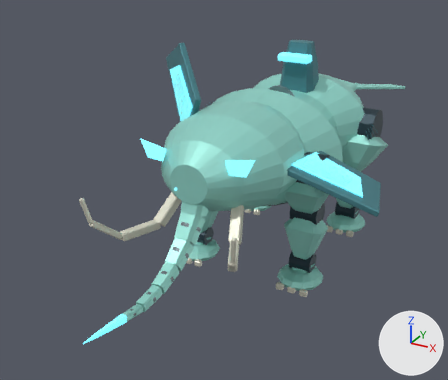
Before and after pictures for a commit that changed the Blender file out/combat_reference/s03/s03.blend.
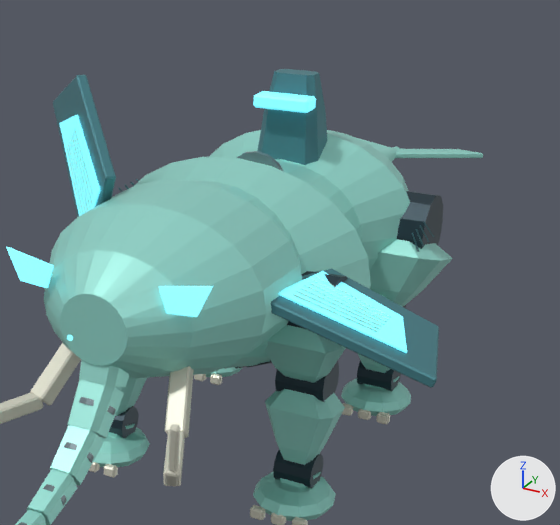
Each version appears first whole from a 50 mm lens placed at (4.47, -10.32, 6.05), pointed at (-0.46, -1.38, 1.58), and next in a close-up on the part from 31% to 100% of the width and 0% to 77% of the height. Arrows for +X, +Y and +Z are at lower right; the lights stay in place. The older version's two pictures come first. Both versions are drawn at frame 28 of the action 's03:flight_heavy:ear_l'; the numbers are the values there.

Objects in the first close-up: 'Dorsal command bridge', 'Elephant ear phased radar fin', 'Elephant ear phased radar fin.001', 'Elephant whale dorsal armor separate lumbar waist', 'Elephant whale dorsal armor separate pelvic croup', 'Elephant whale dorsal armor separate thoracic cage', 'Femur anatomical armor', 'Humerus anatomical armor', 'Luminous ear radar matrix', 'Pillar foot armor', 'Radius ulna anatomical armor', 'Shared neckless whale elephant head' and 61 more.
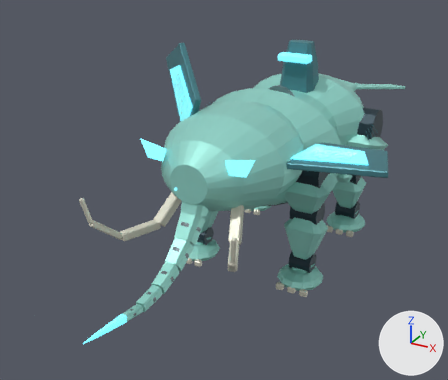
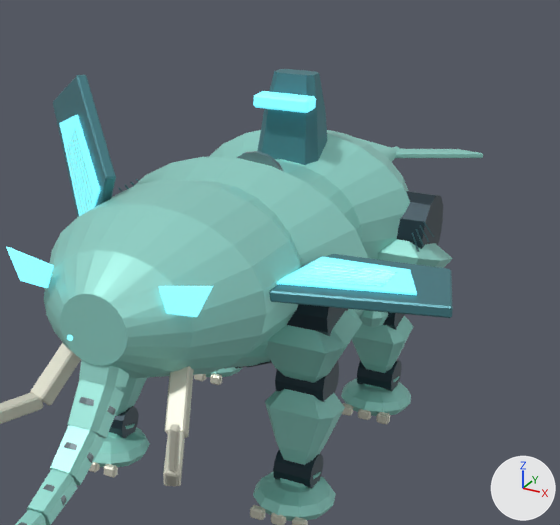
ob_ear_l is not drawn itself; it is the parent of ob_elephant_ear_phased_radar_fin, ob_luminous_ear_radar_matrix, ob_radar_array_cell_row, ob_radar_array_cell_row_001, ob_radar_array_cell_row_002, ob_radar_array_cell_row_003, ob_radar_array_cell_row_004, ob_radar_array_cell_row_005.

Changed parts and their boxes (x1, y1, x2, y2) in the close-ups (560 x 525 px):
'Elephant ear phased radar fin', turned
    before: (271, 269, 439, 388)
    after: (269, 254, 453, 318)
'Luminous ear radar matrix', turned
    before: (279, 271, 407, 353)
    after: (277, 257, 417, 295)
'Radar array cell row', turned
    before: (293, 294, 378, 332)
    after: (292, 279, 383, 287)
'Radar array cell row.001', turned
    before: (297, 291, 380, 330)
    after: (296, 276, 386, 284)
'Radar array cell row.002', turned
    before: (300, 288, 382, 327)
    after: (299, 273, 389, 282)
'Radar array cell row.003', turned
    before: (304, 285, 385, 325)
    after: (303, 270, 391, 280)
'Radar array cell row.004', turned
    before: (308, 282, 387, 322)
    after: (307, 267, 393, 277)
'Radar array cell row.005', turned
    before: (311, 279, 389, 320)
    after: (311, 264, 395, 275)
'Radar array cell row.006', turned
    before: (315, 276, 391, 317)
    after: (314, 261, 397, 273)
'Femur anatomical armor', unchanged, covered by the edit
    before: (370, 239, 453, 307)
    after: (377, 239, 453, 268)
'Tibia fibula anatomical armor', unchanged, uncovered by the edit
    before: (358, 354, 390, 373)
    after: (352, 316, 413, 373)

Diff of the bpy script that builds the scene:
```diff
--- a/out/combat_reference/s03/s03.blend.py
+++ b/out/combat_reference/s03/s03.blend.py
@@ ob_ear_l @@
 ob_ear_l.location = (0.82, 0.25, 0.1)
-ob_ear_l.rotation_euler = (-1.571, 0.3, 0.0)  # degrees (-90, 17, 0)
+ob_ear_l.rotation_euler = (-1.571, -0.0696, 0.0)  # degrees (-90, -4, 0)
```
